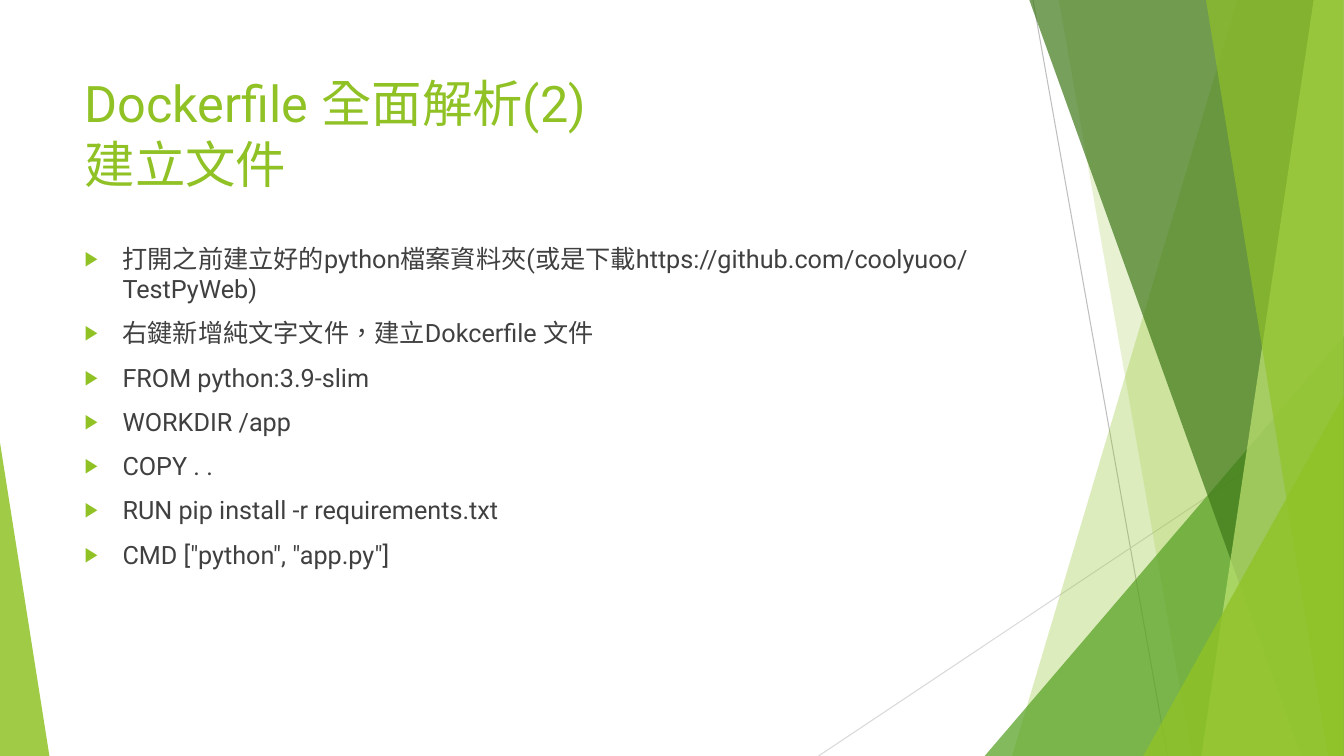
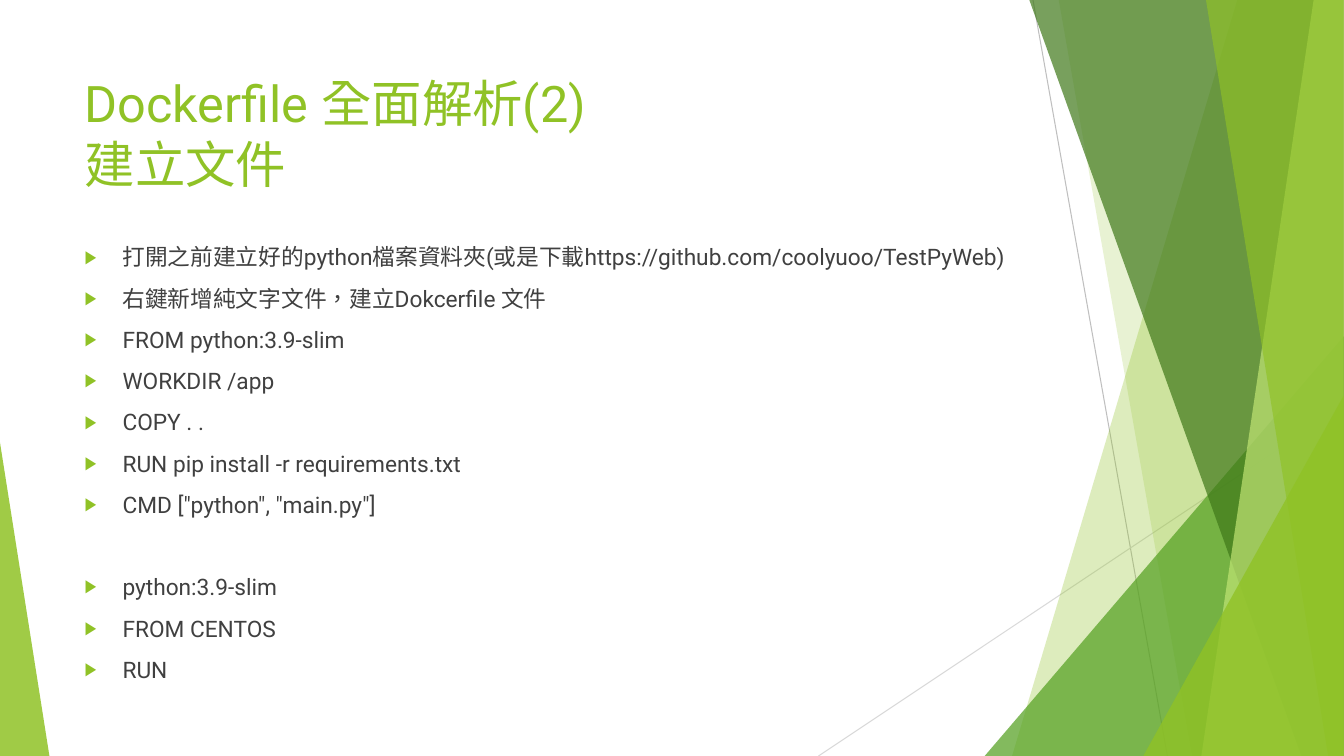
Before and after one commit to coolyuoo/Docker.Class3, a slide deck: slide 5 of 單元3.Dockerfile 解析.pptx. Drawn at 1344x756 pixels with LibreOffice and Linux fonts; fonts in the diff are those of the drawing. Boxes give left, top, right and bottom in pixels: in the first picture for what was removed or moved away, otherwise in the second. Text is boxed around its words. In the diff, an @@ line names an element or a change of style, - is before the commit and + after.

```diff
--- a/單元3.Dockerfile 解析.pptx
+++ b/單元3.Dockerfile 解析.pptx
@@ text at box(123, 246, 1005, 477): size 18 to 16.2 pt in "打開之前建立好的python檔案資料夾(或是下載https://github.com/coolyuoo/TestPyWe ...", "右鍵新增純文字文件，建立Dokcerfile 文件", "FROM python:3.9-slim", "WORKDIR /app" and 2 more places @@
@@ text at box(123, 494, 376, 678): text changed; size 18 to 16.2 pt @@
-▶ CMD ["python", "app.py"]
+▶ CMD ["python", "main.py"]
+▶ python:3.9-slim
+▶ FROM CENTOS
+▶ RUN
```
Also in this commit, not shown: 5 other slides changed.
